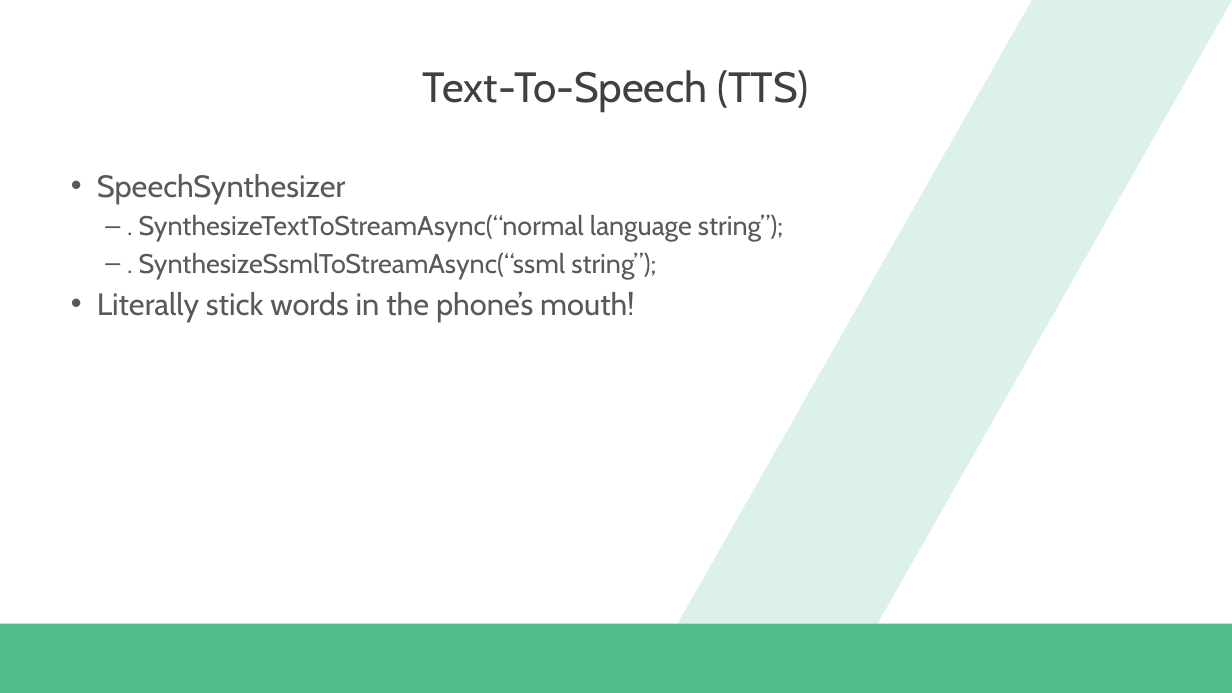
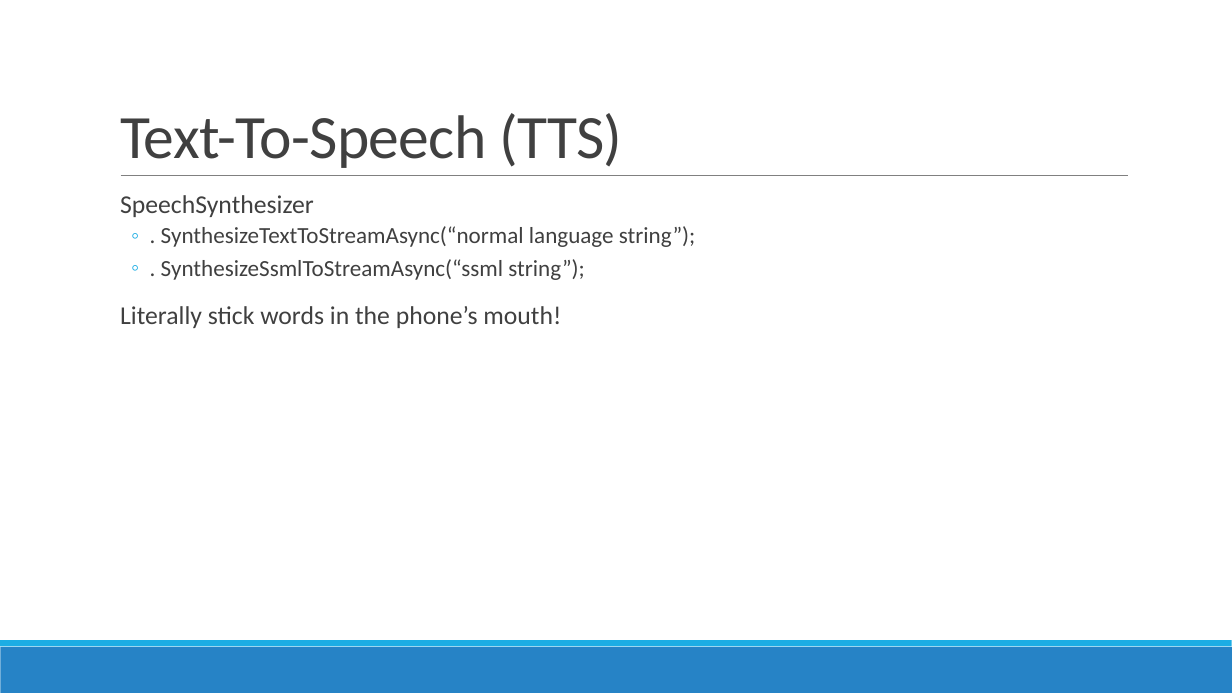
Before and after one commit to dannydwarren/Cortana-Location-UWP, a slide deck: slide 9 of Hey Cortana, Where Am I.pptx (slide 12 before the commit). Drawn at 1232x693 pixels with LibreOffice and Linux fonts; fonts in the diff are those of the drawing; background and template pictures are left out. Boxes give left, top, right and bottom in pixels: in the first picture for what was removed or moved away, otherwise in the second. Text is boxed around its words. In the diff, an @@ line names an element or a change of style, - is before the commit and + after.

```diff
--- a/Hey Cortana, Where Am I.pptx
+++ b/Hey Cortana, Where Am I.pptx
@@ title "Text-To-Speech (TTS)": place and size @@
-title "Text-To-Speech (TTS)" at (423,70,809,112)
+title "Text-To-Speech (TTS)" at (120,113,623,168)
@@ title "Text-To-Speech (TTS)" at (120,113,623,168): size 33 to 48 pt, font Cabin to Calibri, letter spacing 0 to -0.5 pt; alignment centre to left; line spacing 1 to 0.85; vertical alignment middle to bottom @@
@@ parallelogram removed at (677,0,1232,624) @@
@@ line added from (121, 176) to (1128, 176), #808080 0.5 pt @@
@@ text "SpeechSynthesizer": place and size @@
-text "SpeechSynthesizer" at (97,174,783,322)
+text "SpeechSynthesizer" at (120,195,696,328)
@@ text "SpeechSynthesizer" at (120,195,696,328): size 24 to 20 pt in "SpeechSynthesizer", "Literally stick words in the phone’s mouth!"; font Cabin to Calibri, text colour #595959 to #404040; size 21 to 18 pt in ". SynthesizeTextToStreamAsync(“normal language string”);", ". SynthesizeSsmlToStreamAsync(“ssml string”);"; bullet • to  ; line spacing 1 to 0.9; more space between paragraphs; bullet – to ◦ @@
@@ rectangle: place and size @@
-rectangle at (0,624,1232,693)
+rectangle at (0,647,1232,693)
@@ rectangle at (0,647,1232,693): fill #53BC8D to #2683C6 @@
@@ rectangle added at (0,640,1232,647), fill #1CADE4 @@
```
Also in this commit, not shown: 16 other slides changed, 6 slides added, 3 slides removed.
